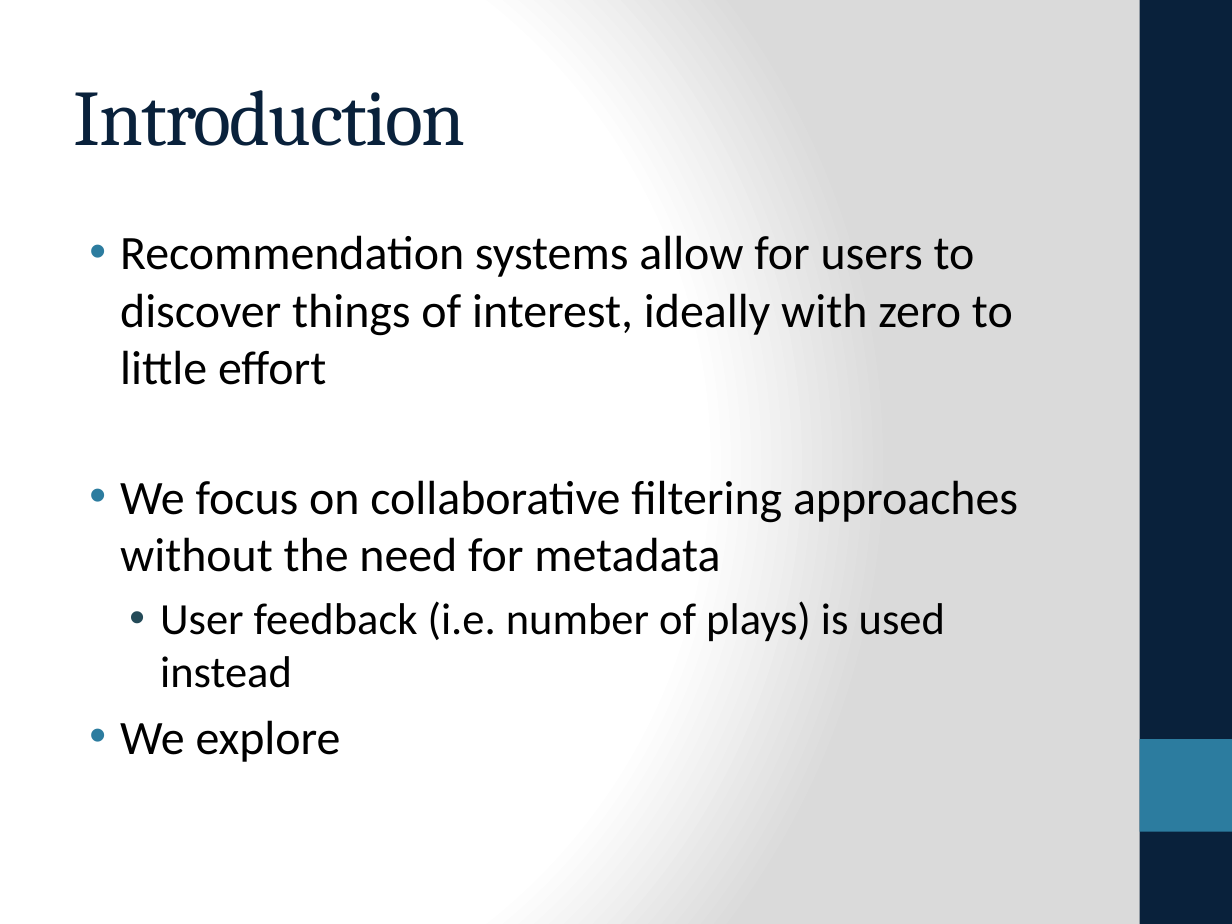
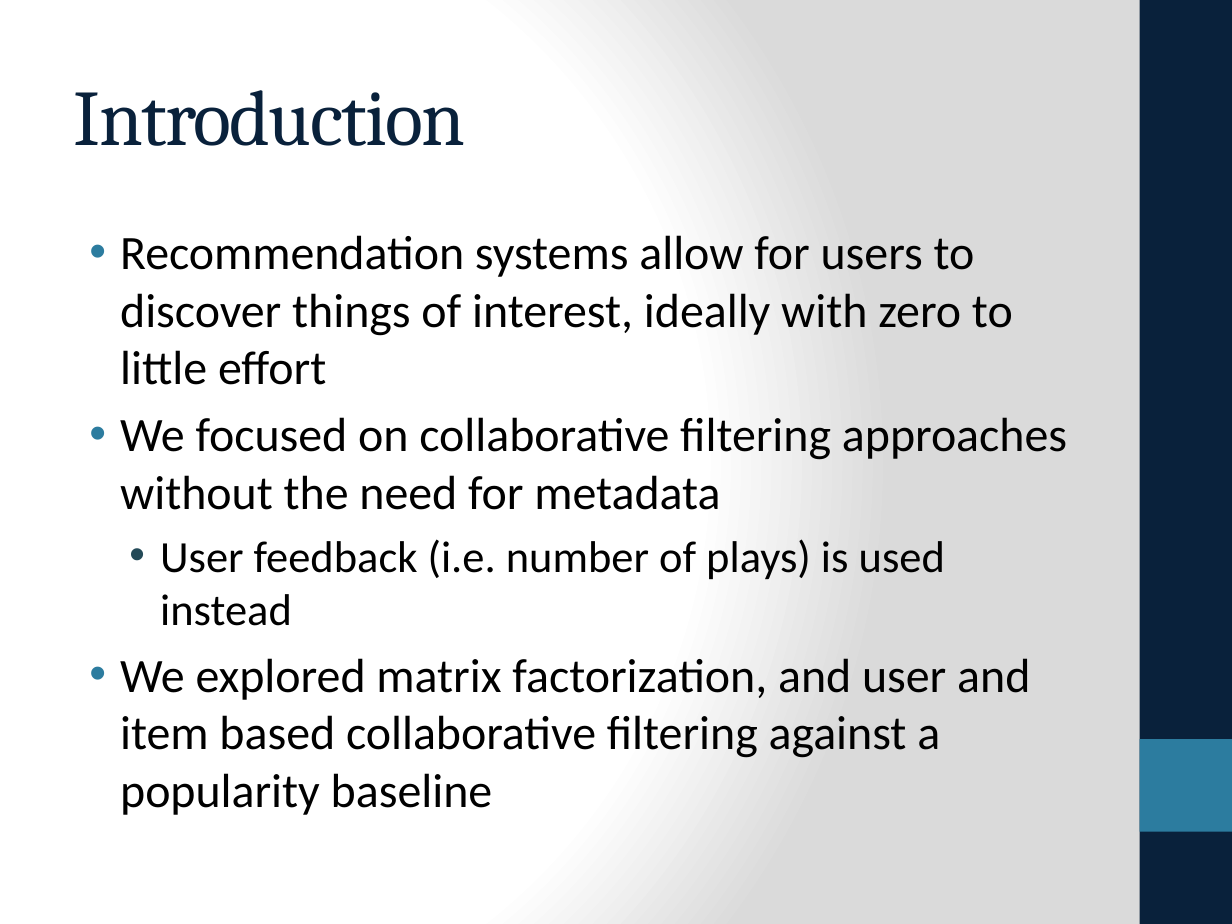
Before and after one commit to eringrand/musicanalysis, a slide deck: slide 2 of presentation/Presentation.pptx. Drawn at 1232x924 pixels with LibreOffice and Linux fonts; fonts in the diff are those of the drawing. Boxes give left, top, right and bottom in pixels: in the first picture for what was removed or moved away, otherwise in the second. Text is boxed around its words. In the diff, an @@ line names an element or a change of style, - is before the commit and + after.

```diff
--- a/presentation/Presentation.pptx
+++ b/presentation/Presentation.pptx
@@ text at (120, 417, 1067, 510): text changed @@
-• We focus on collaborative filtering approaches without the need for metadata
+• We focused on collaborative filtering approaches without the need for metadata
@@ text at (120, 658, 1030, 815): text changed @@
-• We explore
+• We explored matrix factorization, and user and item based collaborative filtering against a popularity baseline
```
Also in this commit, not shown: 6 other slides changed, 1 slide added, 7 other files.
